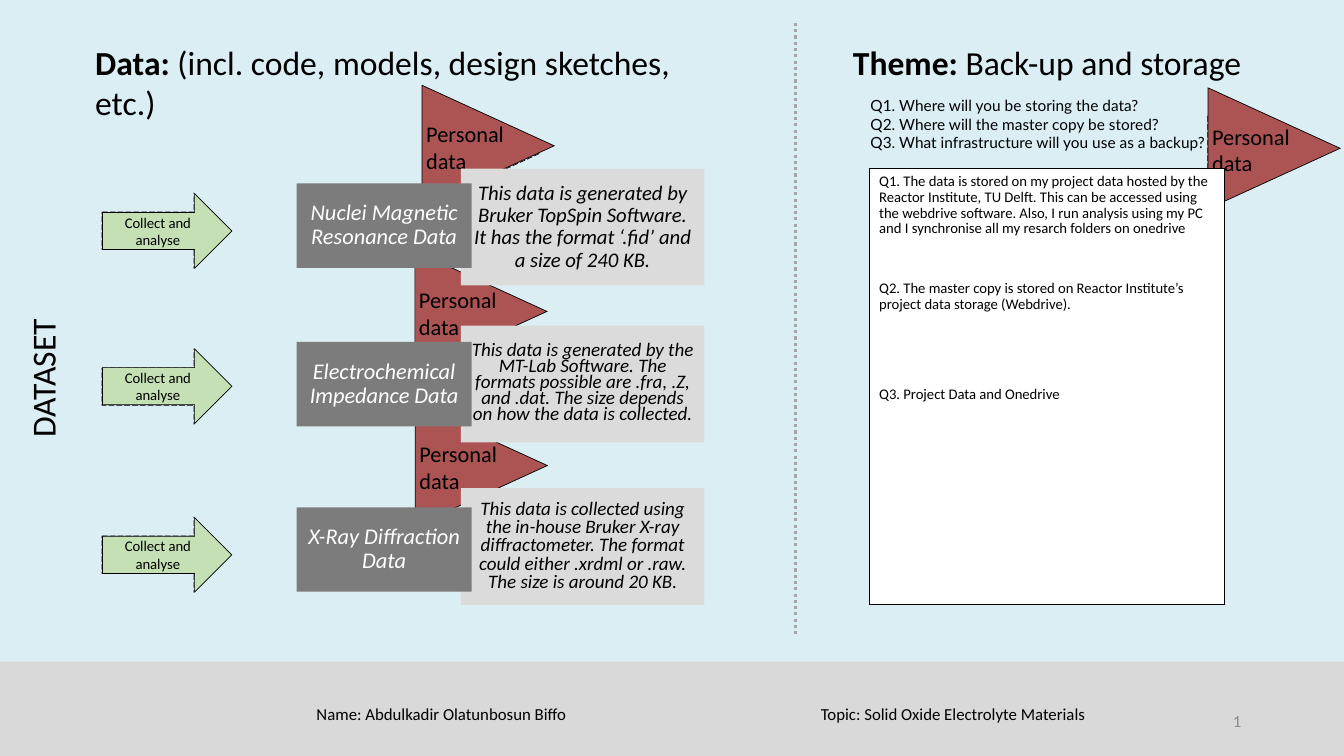
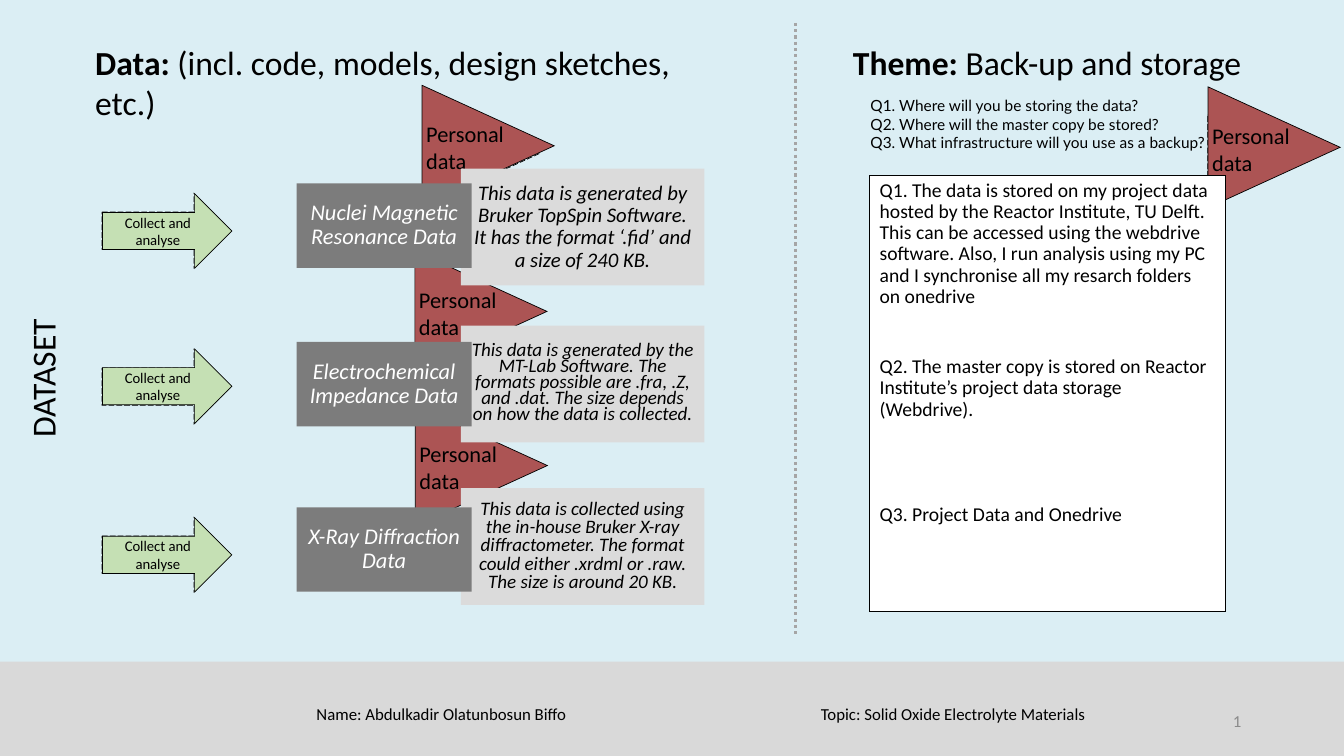
Before and after one commit to BiffoQ/RDM-Assignments, a slide deck: slide 1 of RDM101_Assignment1_Week1_DataFlowMap_Template.pptx. Drawn at 1344x756 pixels with LibreOffice and Linux fonts; fonts in the diff are those of the drawing; background and template pictures are left out. Boxes give left, top, right and bottom in pixels: in the first picture for what was removed or moved away, otherwise in the second. Text is boxed around its words. In the diff, an @@ line names an element or a change of style, - is before the commit and + after.

```diff
--- a/RDM101_Assignment1_Week1_DataFlowMap_Template.pptx
+++ b/RDM101_Assignment1_Week1_DataFlowMap_Template.pptx
@@ text "Q1. The data is stored ...": place and size @@
-text "Q1. The data is stored ..." at box(869, 168, 1225, 605)
+text "Q1. The data is stored ..." at box(870, 175, 1226, 612)
@@ text "Q1. The data is stored ..." at box(870, 175, 1226, 612): size 10.5 to 14 pt @@
```
Also in this commit, not shown: 1 slide added.
